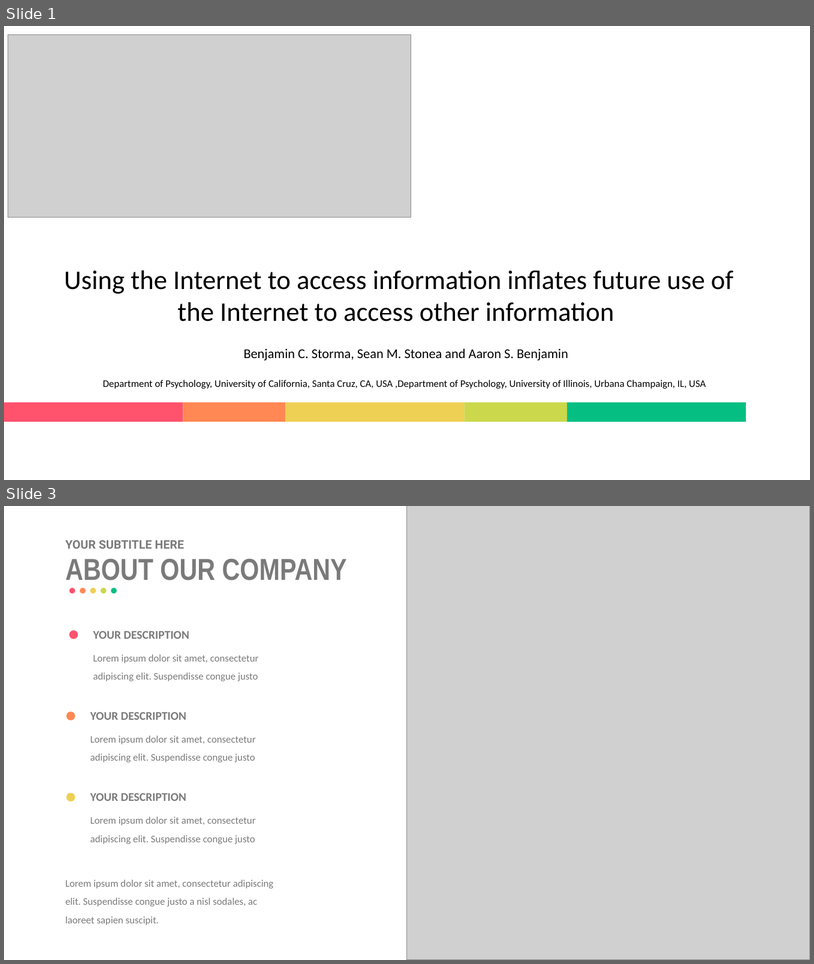
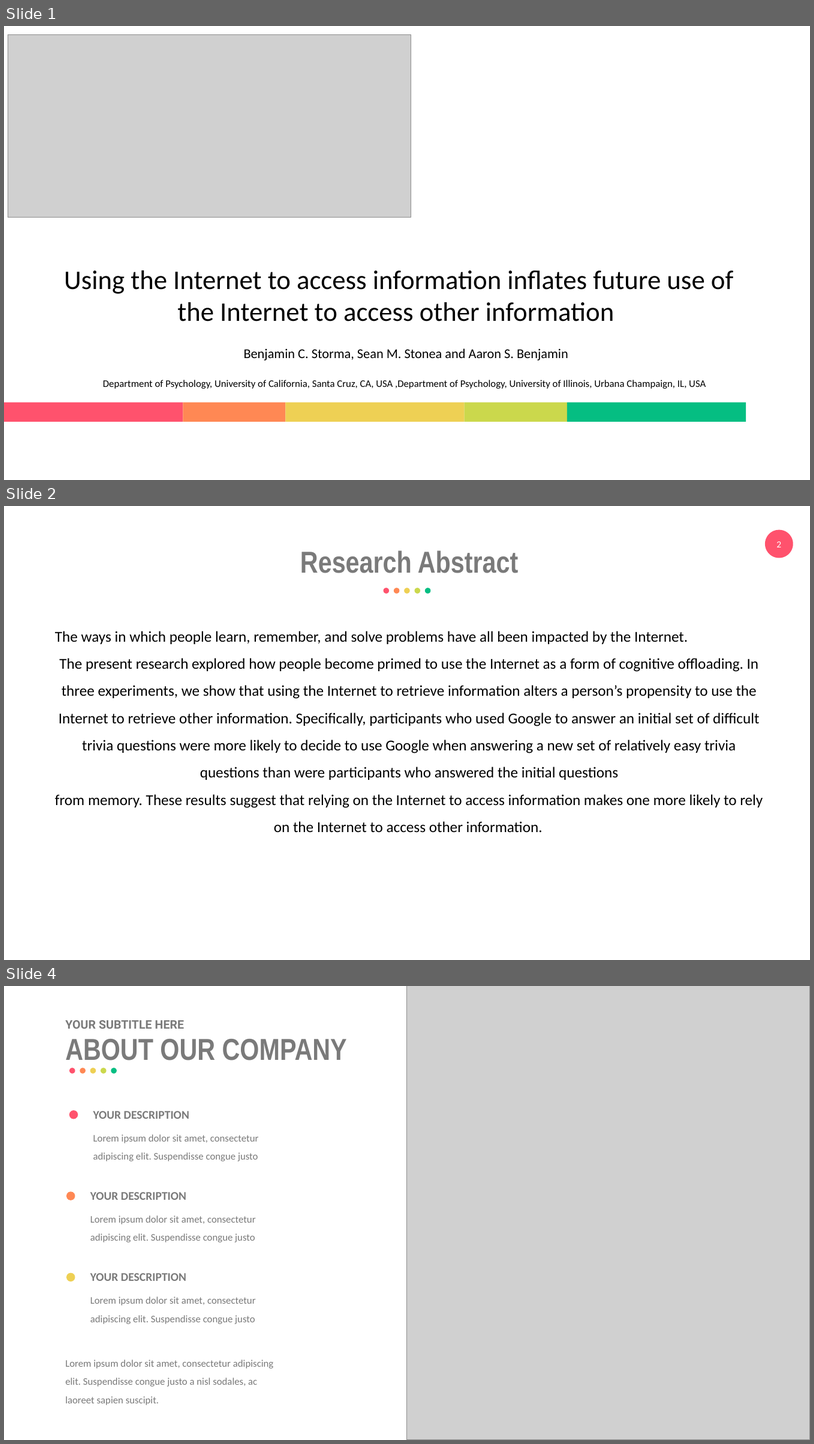
Before and after one commit to eemintz/ResearchML, a slide deck: PresentationEliyahuMintz.pptx. Shown one above the other, each under a label of ours: slides 1 and 3 before the commit, slides 1, 2 and 4 after it; the slides between them are not shown. The pictures are 814x964 and 814x1444 pixels, drawn with LibreOffice and Linux fonts; fonts in the diff are those of the drawing; grey boxes stand for pictures. Boxes give left, top, right and bottom in pixels: in the first picture for what was removed or moved away, otherwise in the second. Text is boxed around its words. In the diff, an @@ line names an element or a change of style, - is before the commit and + after.

```diff
--- a/PresentationEliyahuMintz.pptx
+++ b/PresentationEliyahuMintz.pptx
@@ slide 2 added at <box>4,506,810,960</box>, background #FFFFFF @@
@@ ellipse added at <box>765,529,794,558</box>, fill #FF526D @@
@@ page number added at <box>777,541,782,547</box>, 11 pt, text #FFFFFF @@
+2
@@ text added at <box>300,550,518,573</box>, 36 pt, text #7A7A7A, bold @@
+Research Abstract
@@ group added at <box>384,588,431,594</box>: 5 ellipses @@
@@ text added at <box>55,631,763,832</box>, 18 pt, text #000000 @@
+The ways in which people learn, remember, and solve problems have all been impacted by the Internet.
+The present research explored how people become primed to use the Internet as a form of cognitive offloading. In three experiments, we show that using the Internet to retrieve information alters a person’s propensity to use the Internet to retrieve other information. Specifically, participants who used Google to answer an initial set of difficult trivia questions were more likely to decide to use Google when answering a new set of relatively easy trivia questions than were participants who answered the initial questions
+from memory. These results suggest that relying on the Internet to access information makes one more likely to rely on the Internet to access other information.
@@ what was slide 3 is now slide 4 @@
```
Also in this commit, not shown: 5 slides changed, 1 other slide added, 2 slides removed.
